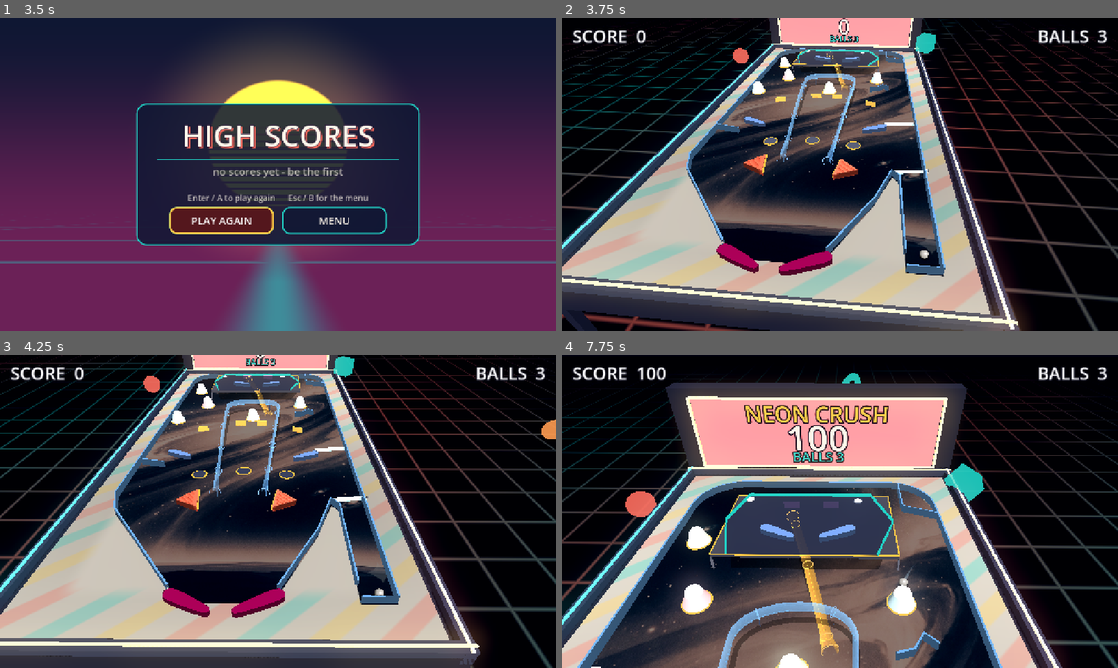
Above: before the commit, frames 1-4 (two rows, left to right).
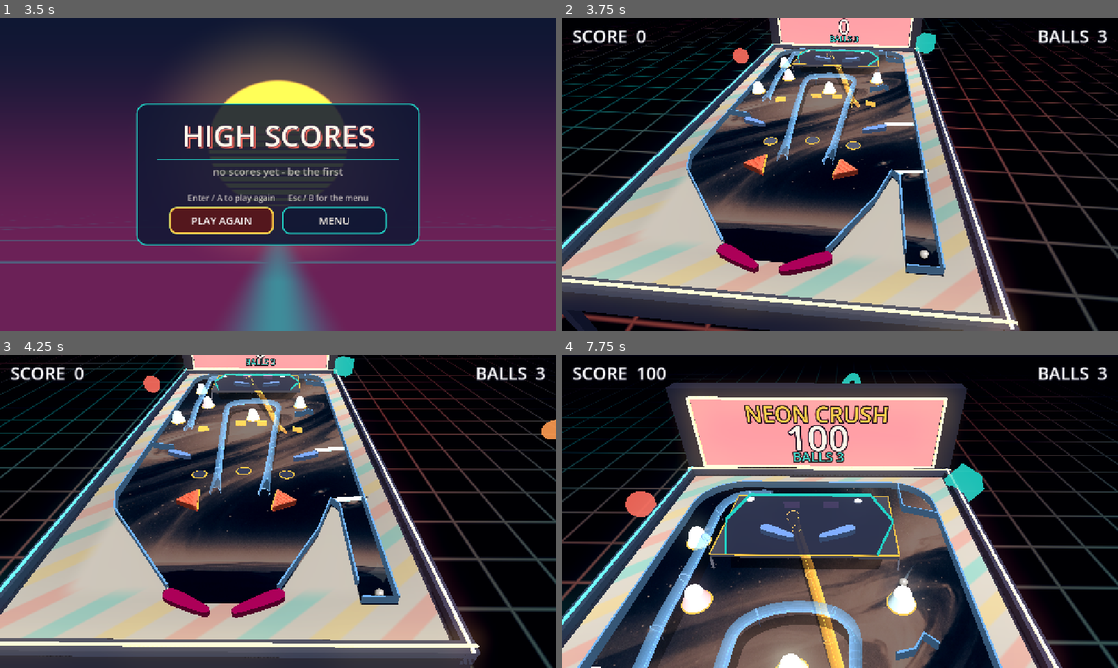
Above: after the commit, the same moments.

Repository: eddieedease/gdpb
Game: Godot game, scene res://scenes/table_select.tscn
The game is run twice, just before and just after one commit, with the same random seed, the same clock (stepped at 60 frames per second) and the same inputs. Sound files missing from this copy of the repository are replaced by a short silence.
Inputs:
- Up to frame 1 (3.5 s): hold E (nudge_right) 0.53-1.28 s; tap Backspace at 0.6, 1.35, 2.85 s; hold Down (ui_down) 1.28-2.03 s; hold E (nudge_right) 2.03-2.78 s; hold Space (launch) 2.03-2.78 s; hold Up (ui_up) from 2.78 s (still down)
- Up to frame 2 (3.75 s): release Up (ui_up) at 3.5 s; click "PLAY AGAIN" at 3.5 s
- Up to frame 3 (4.25 s): no input
- Up to frame 4 (7.75 s): hold Space (launch) 4.28-5.03 s; hold A (flipper_left) 4.28-5.78 s; tap Backspace at 5.1, 6.6 s; hold Down (ui_down) 5.78-6.53 s; hold Space (launch) 5.78-6.53 s; hold E (nudge_right) 6.53-7.28 s; hold Up (ui_up) from 7.28 s (still down); hold Space (launch) from 7.28 s (still down)

Frame 1 is identical in both runs. In frame 2, 1.0% of the frame differs, in the area x 28-54%, y 10-47%; in frame 3, 1.1%; in frame 4, 3.4%, in the area x 12-54%, y 42-100%.

Commit message:
Sweep channel tubes in world space so they fill their rings
The centreline was positioned in world space but the cross-section normal was
derived from the curve's LOCAL points, and the node's rotation sits between the
two. So the normal was rotated off the tube's real axis - at ninety degrees of
node rotation it pointed straight along the tube and the sleeve collapsed into
a flat ribbon, which is why a rail read as flat with its rings floating around
nothing.

The frame is now built from the world centreline in a second pass, as a proper
orthonormal frame per sample, and the rings, the bottom rail and the ground
shadow all reuse it - so a ring cannot disagree with the sleeve it wraps.

Also warns when a channel is given a badly non-uniform scale, which squashes
the corridor the same way and is easy to do by dragging a handle.

Co-Authored-By: Claude Sonnet 5 <noreply@anthropic.com>

Diff:
--- a/scenes/advanced_table.tscn
+++ b/scenes/advanced_table.tscn
@@ -33,9 +33,16 @@
 [sub_resource type="Curve2D" id="Curve2D_jqx0o"]
 resource_local_to_scene = true
 _data = {
-"points": PackedVector2Array(0, 0, 0, 0, -189.11853, 131.45166, 0, 0, 0, 0, 385.9568, -251.7492, 0, 0, 104.75783, -57.57081, 517.2638, -335.12024, 125.576096, -70.971634, -125.576096, 70.971634, 684.14417, -89.06592, 0, 0, 0, 0, -83.04785, 292.9348)
+"points": PackedVector2Array(0, 0, 0, 0, -189.11853, 131.45166, 0, 0, 0, 0, 385.9568, -251.7492, -104.75783, 57.57081, 104.75783, -57.57081, 517.2638, -335.12024, 125.576096, -70.971634, -125.576096, 70.971634, 684.14417, -89.06592, 0, 0, 0, 0, -83.04785, 292.9348)
 }
 point_count = 5
+
+[sub_resource type="Curve2D" id="Curve2D_ai1wt"]
+resource_local_to_scene = true
+_data = {
+"points": PackedVector2Array(0, 0, 0, 0, 117.737915, 51.601837, 0, 0, 220.1721, 2.7764497, 677.0594, 57.994995, 39.796906, -241.75021, -39.796906, 241.75021, 1139.8567, 226.8228)
+}
+point_count = 3
 
 [sub_resource type="ShaderMaterial" id="shader_vignette"]
 shader = ExtResource("18_vignette")
@@ -47,7 +54,7 @@
 
 [sub_resource type="Curve2D" id="Curve2D_2gl5b"]
 _data = {
-"points": PackedVector2Array(0, 0, 0, 0, 0.71969604, 43.95996, 0, 0, 0, 0, 0, -500)
+"points": PackedVector2Array(0, 0, 0, 0, 3.282074, 345.9469, 0, 0, 0, 0, 0, -500)
 }
 point_count = 2
 
@@ -95,7 +102,7 @@
 points = PackedVector2Array(1170, 360, 1028.87, 307.075, 1032, 123)
 
 [node name="LedgeLeft" parent="." unique_id=31293273 instance=ExtResource("5_6qs8c")]
-position = Vector2(-126, 173)
+position = Vector2(-126, -5)
 points = PackedVector2Array(250, 1440, 370, 1466)
 
 [node name="LedgeRight" parent="." unique_id=883286112 instance=ExtResource("5_6qs8c")]
@@ -223,7 +230,11 @@
 smoothness = 2.982
 guide_strength = 6.0
 centering = 8.0
-max_board_offset = null
+
+[node name="Rail" parent="." unique_id=470856065 instance=ExtResource("16_rail")]
+position = Vector2(215.99998, 1345)
+rotation = -1.5759021
+curve = SubResource("Curve2D_ai1wt")
 
 [node name="Ambiance" type="CanvasLayer" parent="." unique_id=692629535]
 layer = 5
@@ -275,4 +286,3 @@
 curve = SubResource("Curve2D_2gl5b")
 channel_width = 44.0
 ramp_score = 3000
-max_board_offset = null
--- a/scripts/crush_view.gd
+++ b/scripts/crush_view.gd
@@ -450,25 +450,40 @@
 	var n := cpts.size()
 	if n < 2:
 		return
-	# Centreline frames: position at ball-centre height, horizontal normal,
-	# and tube radius (flared into a funnel over the first/last 8%).
+	# Centreline positions first, at ball-centre height, with the tube radius
+	# flared into a funnel over the first/last 10%.
 	var centers: Array[Vector3] = []
-	var normals: Array[Vector3] = []
 	var radii := PackedFloat32Array()
 	for i in n:
 		var t := float(i) / float(n - 1)
 		var w := _table_to_world(ramp.to_global(cpts[i]))
 		centers.append(Vector3(w.x, _channel_h(ramp, t) + BALL_R, w.z))
-		var p_prev := cpts[maxi(i - 1, 0)]
-		var p_next := cpts[mini(i + 1, n - 1)]
-		var tg := (p_next - p_prev).normalized()
-		normals.append(Vector3(-tg.y, 0.0, tg.x))
-		# Gentle funnel. A hard 2.1x flare made the five wires fan out into a
-		# splayed mess at each mouth (nothing ties them together out there),
-		# which read as the rail fraying rather than opening up. A modest
-		# flare plus a rim ring at the very end (below) gives a clean mouth.
+		# Gentle funnel. A hard 2.1x flare made the mouths fan out into a
+		# splayed mess (nothing ties the sleeve together out there), which read
+		# as the rail fraying rather than opening up. A modest flare plus a rim
+		# ring at the very end (below) gives a clean mouth.
 		var k := clampf(minf(t, 1.0 - t) / 0.10, 0.0, 1.0)
 		radii.append(TUBE_R * lerpf(1.45, 1.0, k * k * (3.0 - 2.0 * k)))
+
+	# Then the cross-section frame at each sample, square to the tube's own 3D
+	# direction. This MUST be derived from the WORLD centres above, never from
+	# the curve's local points: the node's rotation sits between the two, so a
+	# local-space normal points the wrong way round the tube. At 90 degrees of
+	# node rotation it ends up pointing straight ALONG the tube and the sleeve
+	# collapses to a flat ribbon - which is why the tube never filled its rings.
+	var tangents: Array[Vector3] = []
+	var side: Array[Vector3] = []
+	var lift: Array[Vector3] = []
+	for i in n:
+		var tg: Vector3 = centers[mini(i + 1, n - 1)] - centers[maxi(i - 1, 0)]
+		if tg.length_squared() < 0.000001:
+			tg = Vector3.FORWARD
+		tg = tg.normalized()
+		var ref := Vector3.UP if absf(tg.dot(Vector3.UP)) < 0.95 else Vector3.RIGHT
+		var rgt := ref.cross(tg).normalized()
+		tangents.append(tg)
+		side.append(rgt)
+		lift.append(tg.cross(rgt).normalized())
 
 	# --- the tube: a closed, see-through sleeve swept along the curve, so the
 	# ball is visibly travelling INSIDE the channel rather than along a set of
@@ -486,10 +501,10 @@
 			var shade := 0.55 + 0.45 * (0.5 - 0.5 * cos(a0))
 			var tc := Color(col.r * shade, col.g * shade, col.b * shade, 1.0)
 			_quad(st,
-					_tube_pt(centers[i], normals[i], radii[i], a0),
-					_tube_pt(centers[i + 1], normals[i + 1], radii[i + 1], a0),
-					_tube_pt(centers[i + 1], normals[i + 1], radii[i + 1], a1),
-					_tube_pt(centers[i], normals[i], radii[i], a1), tc)
+					_tube_pt(centers[i], side[i], lift[i], radii[i], a0),
+					_tube_pt(centers[i + 1], side[i + 1], lift[i + 1], radii[i + 1], a0),
+					_tube_pt(centers[i + 1], side[i + 1], lift[i + 1], radii[i + 1], a1),
+					_tube_pt(centers[i], side[i], lift[i], radii[i], a1), tc)
 	var mesh := MeshInstance3D.new()
 	mesh.mesh = st.commit()
 	var mat := StandardMaterial3D.new()
@@ -520,12 +535,14 @@
 	var rail := SurfaceTool.new()
 	rail.begin(Mesh.PRIMITIVE_TRIANGLES)
 	for i in n - 1:
-		var a := centers[i] - Vector3.UP * radii[i]
-		var b := centers[i + 1] - Vector3.UP * radii[i + 1]
-		var up := Vector3.UP * WIRE_HALF
-		_quad(rail, a + up, b + up, b - up, a - up, col)
-		_quad(rail, a + normals[i] * WIRE_HALF, b + normals[i + 1] * WIRE_HALF,
-				b - normals[i + 1] * WIRE_HALF, a - normals[i] * WIRE_HALF, col)
+		# "Down" is the tube's OWN down, so the rail stays on the floor of the
+		# sleeve as it banks, rather than drifting off it.
+		var a := centers[i] - lift[i] * radii[i]
+		var b := centers[i + 1] - lift[i + 1] * radii[i + 1]
+		_quad(rail, a + lift[i] * WIRE_HALF, b + lift[i + 1] * WIRE_HALF,
+				b - lift[i + 1] * WIRE_HALF, a - lift[i] * WIRE_HALF, col)
+		_quad(rail, a + side[i] * WIRE_HALF, b + side[i + 1] * WIRE_HALF,
+				b - side[i + 1] * WIRE_HALF, a - side[i] * WIRE_HALF, col)
 	var rmesh := MeshInstance3D.new()
 	rmesh.mesh = rail.commit()
 	var railmat := StandardMaterial3D.new()
@@ -539,13 +556,17 @@
 	var sh := SurfaceTool.new()
 	sh.begin(Mesh.PRIMITIVE_TRIANGLE_STRIP)
 	for i in n:
-		var lift := centers[i].y - BALL_R
-		var a2 := clampf(lift / maxf(_channel_peak(ramp), 0.001), 0.0, 1.0) * 0.4
+		var height := centers[i].y - BALL_R
+		var a2 := clampf(height / maxf(_channel_peak(ramp), 0.001), 0.0, 1.0) * 0.4
 		var s := Vector3(centers[i].x, 0.012, centers[i].z)
+		# Flattened to the board: the shadow spreads sideways, not along the
+		# tube's banked frame.
+		var flat := Vector3(side[i].x, 0.0, side[i].z)
+		flat = flat.normalized() * TUBE_R if flat.length() > 0.001 else Vector3(TUBE_R, 0, 0)
 		sh.set_color(Color(0, 0, 0, a2))
-		sh.add_vertex(s + normals[i] * TUBE_R)
+		sh.add_vertex(s + flat)
 		sh.set_color(Color(0, 0, 0, a2))
-		sh.add_vertex(s - normals[i] * TUBE_R)
+		sh.add_vertex(s - flat)
 	var smesh := MeshInstance3D.new()
 	smesh.mesh = sh.commit()
 	var smat := StandardMaterial3D.new()
@@ -569,10 +590,6 @@
 	for t in ring_ts:
 		var idx := clampi(int(t * (n - 1)), 0, n - 1)
 		var c3 := centers[idx]
-		var i2 := clampi(idx + 1, 0, n - 1)
-		var i1 := clampi(idx - 1, 0, n - 1)
-		var tang3 := centers[i2] - centers[i1]
-		var yaw := atan2(tang3.x, tang3.z)
 		var rr: float = radii[idx]
 		var ring := MeshInstance3D.new()
 		var torus := TorusMesh.new()
@@ -583,8 +600,10 @@
 		rmat.shading_mode = BaseMaterial3D.SHADING_MODE_UNSHADED
 		rmat.albedo_color = col.lightened(0.2)
 		ring.material_override = rmat
-		ring.position = c3
-		ring.rotation = Vector3(PI * 0.5, yaw, 0.0)
+		# Exactly the frame the sleeve was swept with, so a ring can never
+		# disagree with the tube it wraps. A TorusMesh's hole runs along its own
+		# +Y, which is why the tangent goes in the basis's Y column.
+		ring.transform = Transform3D(Basis(side[idx], tangents[idx], lift[idx]), c3)
 		add_child(ring)
 		var post_h := c3.y - TUBE_R
 		if post_h > 0.03:
@@ -1535,8 +1554,8 @@
 
 ## A point on the tube wall: `ang` sweeps around the channel's centreline,
 ## 0 = outward along the horizontal normal, PI/2 = straight up.
-func _tube_pt(centre: Vector3, nrm: Vector3, r: float, ang: float) -> Vector3:
-	return centre + nrm * cos(ang) * r + Vector3.UP * sin(ang) * r
+func _tube_pt(centre: Vector3, side: Vector3, lift: Vector3, r: float, ang: float) -> Vector3:
+	return centre + side * cos(ang) * r + lift * sin(ang) * r
 
 
 ## Colour -> shader vec3 (shader uniforms take no alpha).
--- a/scripts/ramp.gd
+++ b/scripts/ramp.gd
@@ -83,6 +83,16 @@
 
 
 func _ready() -> void:
+	# A channel's walls are offset from its curve in LOCAL space, so a
+	# non-uniform node scale squashes the corridor along one axis: the walls end
+	# up different distances from the centreline depending on which way the
+	# curve is heading, and the ball no longer fits the way channel_width says
+	# it should. Stretch the CURVE to change a rail's length or shape, never the
+	# node's scale.
+	# Threshold is loose: a slight stretch (the sort you get nudging a handle in
+	# the editor) is harmless, a 2x or 3x one is not.
+	if absf(scale.x - scale.y) > 0.35:
+		push_warning("%s has a non-uniform scale %s - this distorts the channel. Scale it uniformly and reshape the curve instead." % [name, scale])
 	_bit = 1 << (RAMP_BIT_BASE + (_next_bit_index % RAMP_BIT_COUNT))
 	_next_bit_index += 1
 	_connect_curve()
